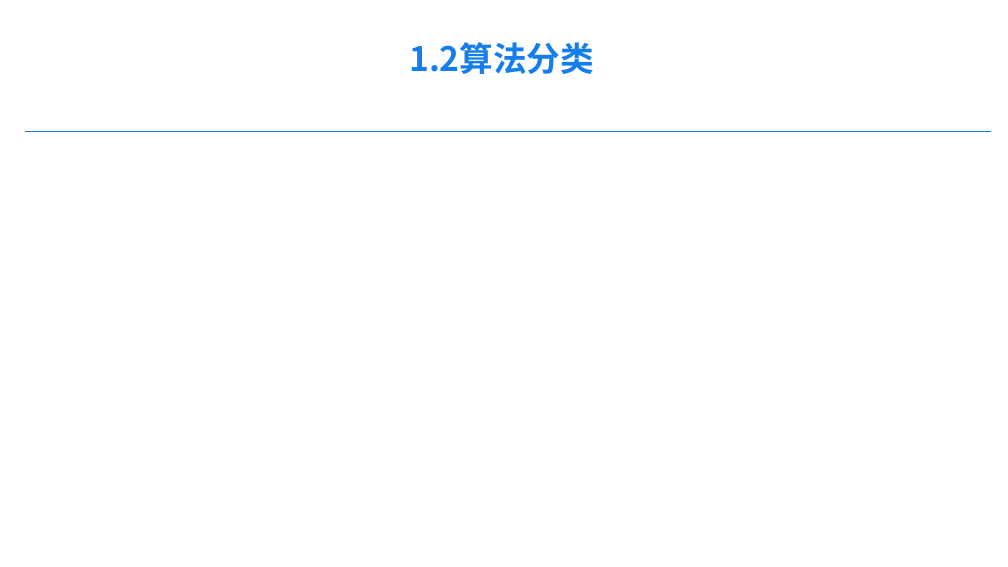
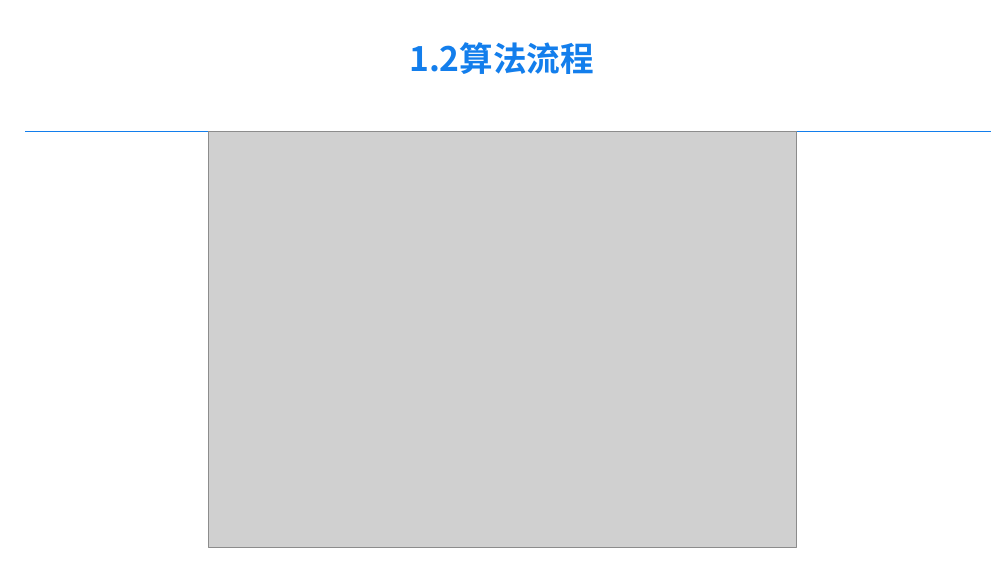
Before and after one commit to lvniqi/machine-learning, a slide deck: slide 5 of stero_vision/双目视觉.pptx. Drawn at 1008x567 pixels with LibreOffice and Linux fonts; fonts in the diff are those of the drawing; grey boxes stand for pictures; background and template pictures are left out. Boxes give left, top, right and bottom in pixels: in the first picture for what was removed or moved away, otherwise in the second. Text is boxed around its words. In the diff, an @@ line names an element or a change of style, - is before the commit and + after.

Commit message:
修改流程图

```diff
--- a/stero_vision/双目视觉.pptx
+++ b/stero_vision/双目视觉.pptx
@@ text at [409, 42, 594, 74]: text changed @@
-1.2算法分类
+1.2算法流程
@@ picture added at [209, 131, 796, 547] @@
```
Also in this commit, not shown: 2 other slides changed, 2 slides added, 1 slide removed, 1 other file.
